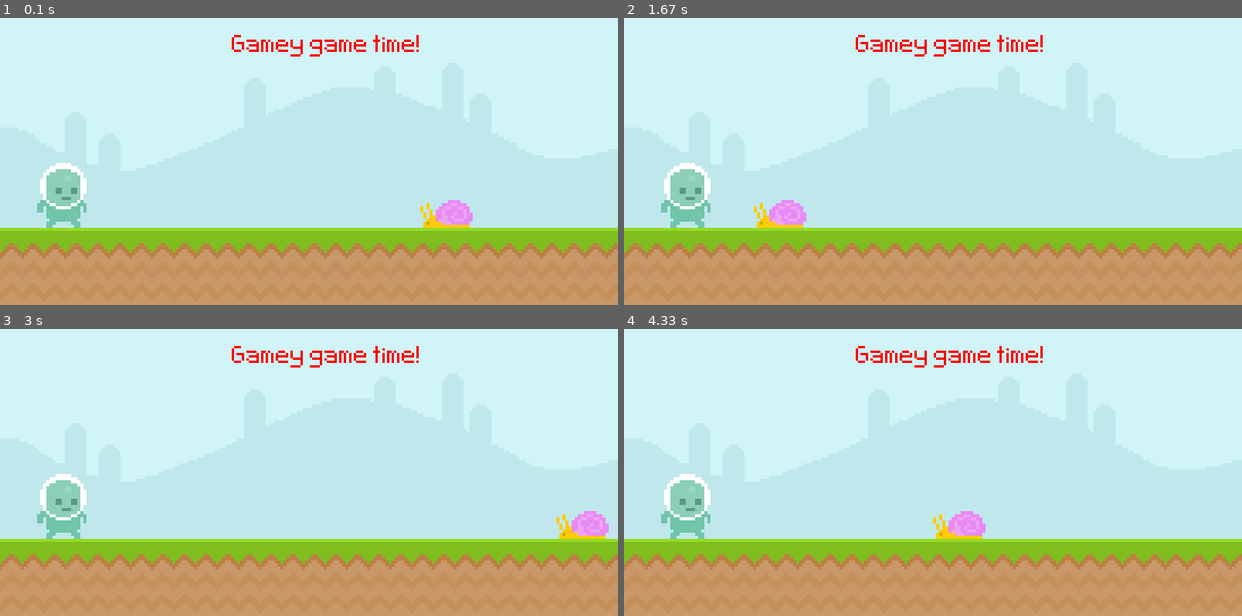
Above: before the commit, frames 1-4 (two rows, left to right).
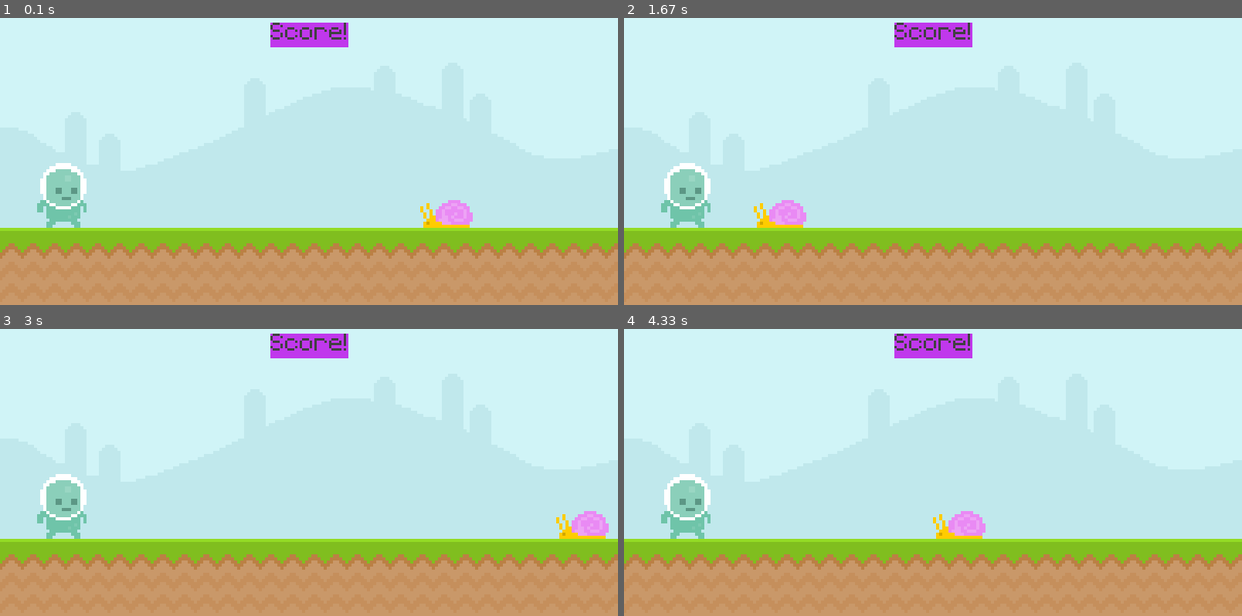
Above: after the commit, the same moments.

Repository: Gweezdo/pygame_tut
Game: pygame game, started from main.py
Two runs of this game, one before a commit and one after it. Both use one fixed random seed, a clock stepped at 60 frames per second and the inputs below.
Inputs (mouse positions are in pixels of both pictures, inside the frame that each line leads up to):
- Up to frame 1 (0.1 s): no input
- Up to frame 2 (1.67 s): press the mouse at (685, 195) at 0.37 s; move the mouse to (797, 129) at 0.47 s; release the mouse at (908, 66) at 0.6 s
- Up to frame 3 (3 s): no input
- Up to frame 4 (4.33 s): no input

The runs differ from the first frame. In frame 1, 1.6% of the frame differs, in the area x 37-68%, y 1-14%; in frame 2, 1.6%; in frame 3, 1.6%; in frame 4, 1.6%.

Commit message:
working commit

Diff:
--- a/main.py
+++ b/main.py
@@ -13,7 +13,10 @@
 
 sky_surface = pygame.image.load('graphics\Sky.png').convert()
 ground_surface = pygame.image.load('graphics\ground.png').convert()
-text_surface = test_font.render("Gamey game time!",False,'Red')
+
+score_surf = test_font.render("Score!",False,(64,64,64))
+score_rect = score_surf.get_rect(center = (screen.get_width()/2 , 50))
+print(screen.get_width()/2)
 
 snail_surf = pygame.image.load('graphics\snail\snail1.png').convert_alpha()
 snail_rect = snail_surf.get_rect(midbottom = (600,300))
@@ -26,10 +29,19 @@
         if event.type == pygame.QUIT:
             pygame.quit()
             exit()
+        # if event.type == pygame.MOUSEMOTION:
+        #     if player_rect.collidepoint(event.pos):
+        #         print("collision")
 
     screen.blit(sky_surface,(0,0))
     screen.blit(ground_surface, (0,300))
-    screen.blit(text_surface, (300,50))
+    pygame.draw.rect(screen,'#c038ec',score_rect)
+    pygame.draw.rect(screen,'#c038ec',score_rect, 10)
+
+    #pygame.draw.line(screen,"Red",(0,0),pygame.mouse.get_pos())
+    #pygame.draw.ellipse(screen, "Brown", pygame.Rect(50, 200, 100, 100))
+
+    screen.blit(score_surf, score_rect)
     screen.blit(snail_surf,snail_rect)
     screen.blit(player_surf, player_rect)
 
@@ -43,9 +55,9 @@
 
     # if player_rect.right <= 0:
     #     player_rect.x = 300
-    mouse_pos = pygame.mouse.get_pos()
-    if player_rect.collidepoint((mouse_pos)):
-        print(pygame.mouse.get_pressed())
+    # mouse_pos = pygame.mouse.get_pos()
+    # if player_rect.collidepoint(mouse_pos):
+    #     print(pygame.mouse.get_pressed())
 
     #player_rect.x += 1
     pygame.display.update()
